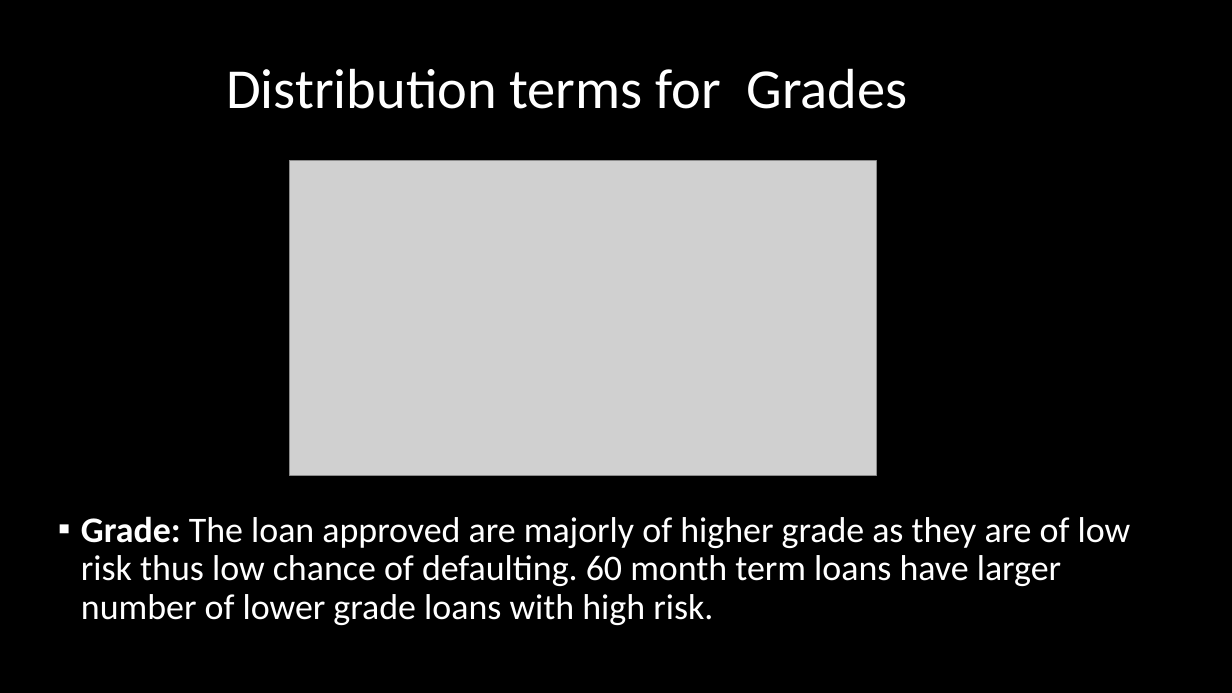
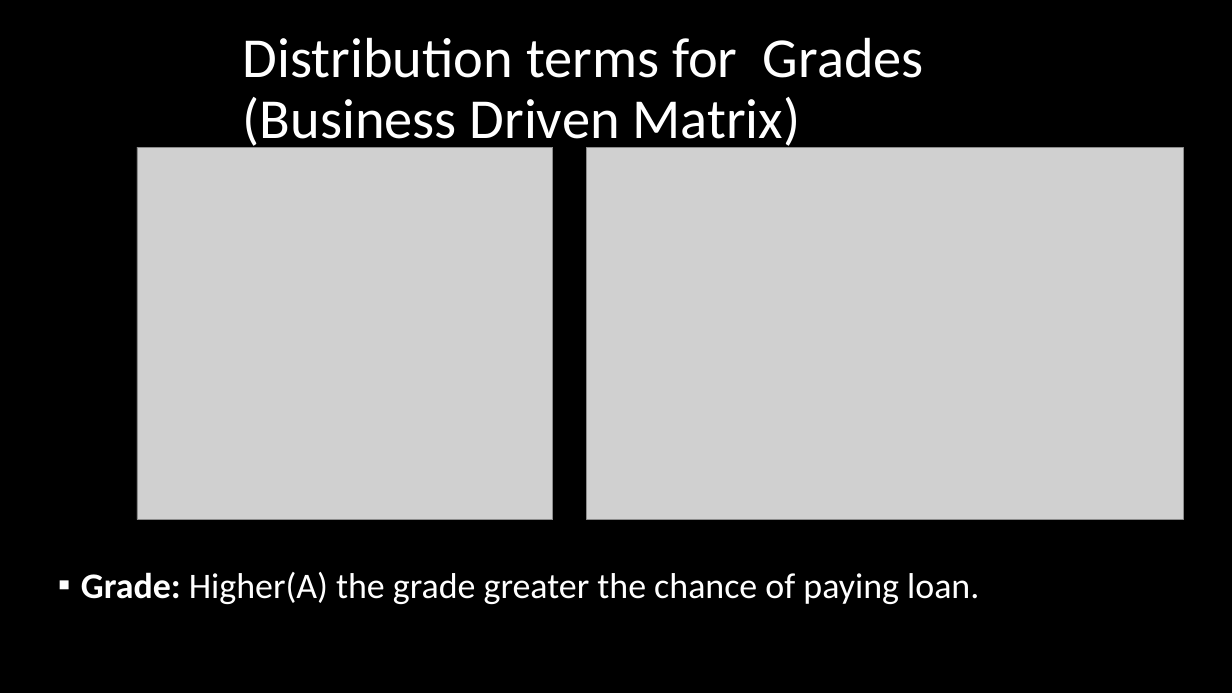
Before and after one commit to bineeshpc/case_study_01, a slide deck: slide 11 of UpGrad Case Study LendingClub.pptx. Drawn at 1232x693 pixels with LibreOffice and Linux fonts; fonts in the diff are those of the drawing; grey boxes stand for pictures. Boxes give left, top, right and bottom in pixels: in the first picture for what was removed or moved away, otherwise in the second. Text is boxed around its words. In the diff, an @@ line names an element or a change of style, - is before the commit and + after.

```diff
--- a/UpGrad Case Study LendingClub.pptx
+++ b/UpGrad Case Study LendingClub.pptx
@@ title at (x1=243, y1=37, x2=924, y2=152): text changed @@
-Distribution terms for Grades
+Distribution terms for Grades
+(Business Driven Matrix)
@@ picture added at (x1=137, y1=147, x2=553, y2=519) @@
@@ picture added at (x1=587, y1=147, x2=1184, y2=519) @@
@@ picture removed at (x1=290, y1=161, x2=876, y2=476) @@
@@ text at (x1=81, y1=572, x2=979, y2=604): text changed @@
-▪ Grade: The loan approved are majorly of higher grade as they are of low risk thus low chance of defaulting. 60 month term loans have larger number of lower grade loans with high risk.
+▪ Grade: Higher(A) the grade greater the chance of paying loan.
```
Also in this commit, not shown: 8 other slides changed, 6 slides added, 7 slides removed, 2 other files.
